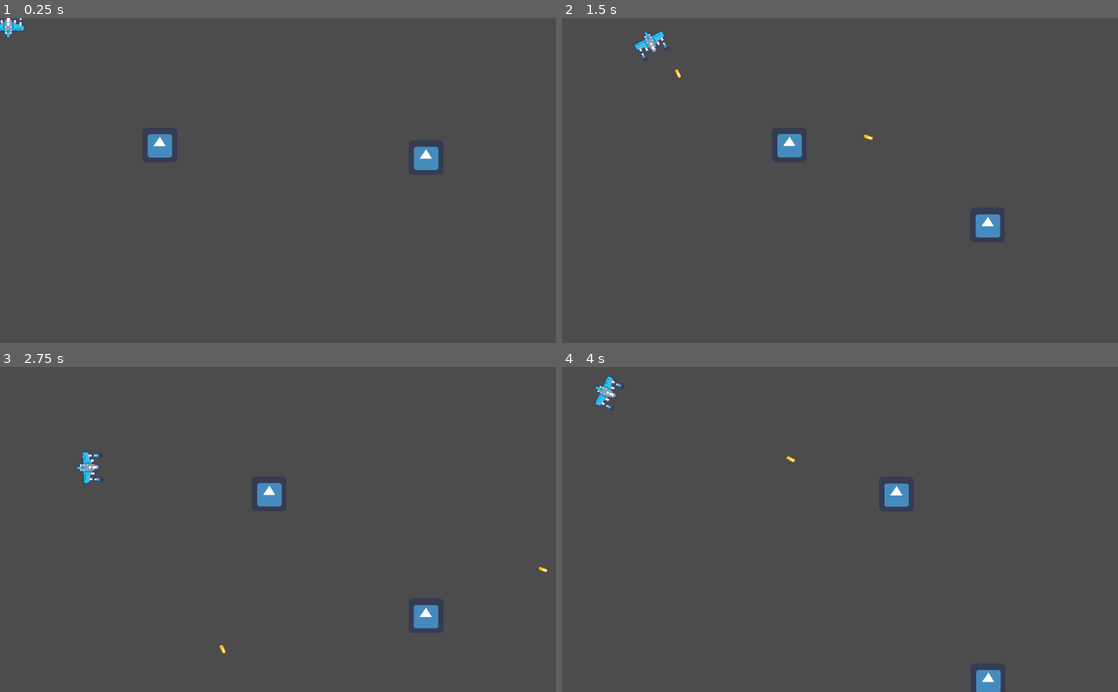
Above: before the commit, frames 1-4 (two rows, left to right).
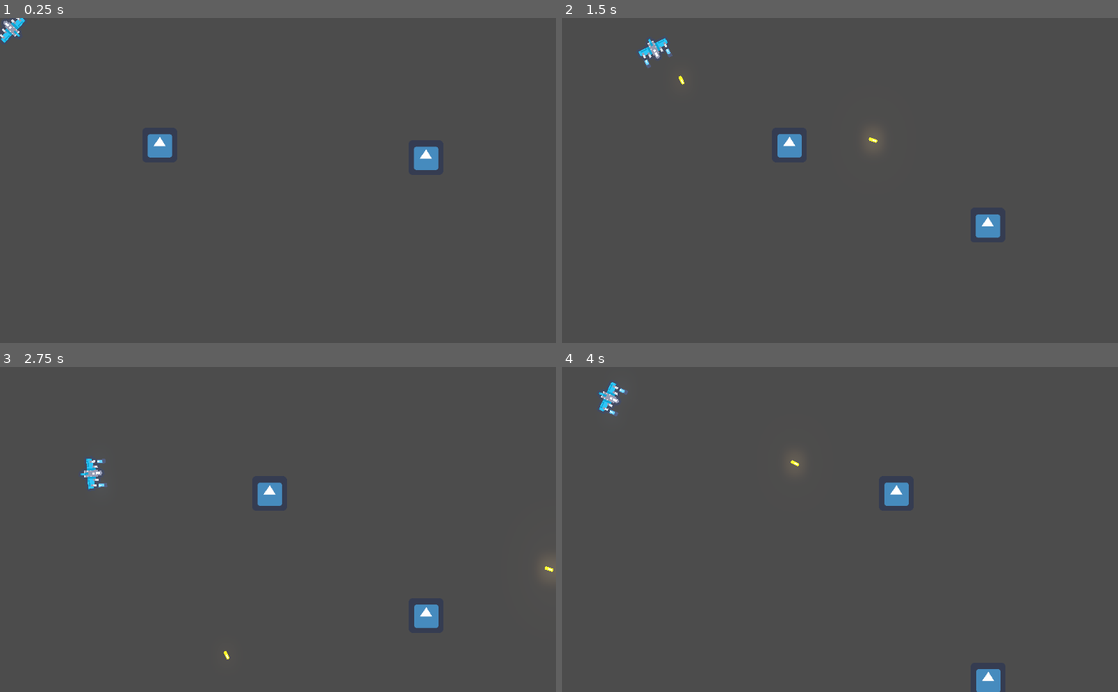
Above: after the commit, the same moments.

Repository: Madhavaprasath/AreoplaneGame
Game: Godot game, scene res://Test/Test.tscn
Same seed, same stepped clock (60 frames per second), same inputs: the game is played once before the commit and once after it. The project has no main scene, so this scene is started directly. The engine's default icon, where the game draws it, is replaced by a stand-in: a white triangle on a blue panel in a dark square.
Inputs (mouse positions are in pixels of both pictures, inside the frame that each line leads up to):
- Up to frame 1 (0.25 s): no input
- Up to frame 2 (1.5 s): move the mouse to (962, 164) at 0.52 s; press the mouse at (962, 164) at 0.53 s; hold Right (ui_right) 0.53-1.28 s; move the mouse to (728, 196) at 1.27 s; release the mouse at (728, 196) at 1.28 s; hold Down (ui_down) from 1.28 s (still down); click (728, 196) at 1.35 s
- Up to frame 3 (2.75 s): move the mouse to (333, 458) at 2.02 s; release Down (ui_down) at 2.03 s; hold Right (ui_right) from 2.03 s (still down); hold Right mouse button (Right_Click) from 2.03 s (still down); click (333, 458) at 2.3 s
- Up to frame 4 (4 s): move the mouse to (812, 594) at 2.77 s; release Right (ui_right) at 2.78 s; release Right mouse button (Right_Click) at 2.78 s; hold Up (ui_up) 2.78-3.53 s; click (812, 594) at 2.85 s; move the mouse to (1006, 578) at 3.52 s; press the mouse at (1006, 578) at 3.53 s; hold Left (ui_left) from 3.53 s (still down)

The runs differ from the first frame. In frame 1, 0.2% of the frame differs, in the area x 0-5%, y 0-8%; in frame 2, 0.4%; in frame 3, 0.5%, in the area x 13-100%, y 26-90%; in frame 4, 0.4%.

Commit message:
Shaking and glow effect

Diff:
--- a/AreoPlaneGame(NameYet to be decided)/Bullets/Player/player_bullet.tscn
+++ b/AreoPlaneGame(NameYet to be decided)/Bullets/Player/player_bullet.tscn
@@ -8,6 +8,7 @@
 height = 11.6272
 
 [node name="Bullets" instance=ExtResource( 2 )]
+modulate = Color( 1.3, 1.3, 1.3, 1 )
 
 [node name="Sprite" type="Sprite" parent="." index="0"]
 texture = ExtResource( 1 )
--- a/AreoPlaneGame(NameYet to be decided)/Characters/Player/Player.gd
+++ b/AreoPlaneGame(NameYet to be decided)/Characters/Player/Player.gd
@@ -9,7 +9,9 @@
 onready var Rocket_slot_1=get_node("Positions/Rocket_launch1")
 onready var Rocket_slot_2=get_node("Positions/Rocket_launch2")
 
-
+func _process(delta):
+	if $RayCast2D.is_colliding():
+		print("Hello")
 
 
 func check_current_shoot_place():
--- a/AreoPlaneGame(NameYet to be decided)/Characters/Player/Player.tscn
+++ b/AreoPlaneGame(NameYet to be decided)/Characters/Player/Player.tscn
@@ -1,10 +1,12 @@
-[gd_scene load_steps=6 format=2]
+[gd_scene load_steps=7 format=2]
 
 [ext_resource path="res://Characters/Actor/Actor.tscn" type="PackedScene" id=1]
 [ext_resource path="res://Characters/Player/Player.gd" type="Script" id=2]
 [ext_resource path="res://Sprites/ships.png" type="Texture" id=3]
 [ext_resource path="res://Bullets/Player/player_bullet.tscn" type="PackedScene" id=4]
 [ext_resource path="res://Rockets/Rockets.tscn" type="PackedScene" id=5]
+
+[sub_resource type="ShaderMaterial" id=2]
 
 [node name="Player" instance=ExtResource( 1 )]
 position = Vector2( 523, 252 )
@@ -13,6 +15,7 @@
 Rocket = ExtResource( 5 )
 
 [node name="Sprite" parent="Body" index="0"]
+material = SubResource( 2 )
 position = Vector2( 0.111328, 0 )
 scale = Vector2( 2, 2 )
 texture = ExtResource( 3 )
@@ -20,6 +23,7 @@
 vframes = 2
 
 [node name="CollisionShape2D" parent="." index="1"]
+visible = false
 polygon = PoolVector2Array( -5.62921, -13.1547, -4.29291, -20.0591, -1.06335, -21.8409, 2.83429, -20.3932, 3.72522, -16 …(630 unchanged characters)…
 
 [node name="Statemachine" parent="." index="2"]
@@ -52,3 +56,7 @@
 [node name="Rocket_launch2" type="Position2D" parent="Positions" index="4"]
 position = Vector2( 22, -12 )
 z_index = -1
+
+[node name="RayCast2D" type="RayCast2D" parent="." index="7"]
+enabled = true
+cast_to = Vector2( 0, 60 )
--- a/AreoPlaneGame(NameYet to be decided)/Characters/Player/Player_statemachine.gd
+++ b/AreoPlaneGame(NameYet to be decided)/Characters/Player/Player_statemachine.gd
@@ -32,6 +32,8 @@
 var targets=[]
 var total_number_targets=2
 var Knock_back=Vector2()
+
+
 
 onready var player=get_node(Player_path)
 
@@ -159,7 +161,7 @@
 	if event.is_action_pressed("Left_Click"):
 		if can_shoot && ! current_state in [states.ROCKETAIM,states.ROCKETLAUNCH]:
 			spwan_bullets()
-			camera.start_shake(1,0.02,1)
+			camera.start_shake(1,0.04,1.5)
 			player.check_current_shoot_place()
 		elif current_state==states.ROCKETAIM:
 			if total_number_targets!=0:
--- a/AreoPlaneGame(NameYet to be decided)/Components/Screen_shake.gd
+++ b/AreoPlaneGame(NameYet to be decided)/Components/Screen_shake.gd
@@ -8,13 +8,13 @@
 export var strength=0
 var doing_shake=false
 
+
 func _on_Wait_timer_timeout():
 	if doing_shake:
 		tween.interpolate_property(self,"offset",offset,Vector2(rand_range(-strength,strength),rand_range(-strength,strength)),reset_speed,Tween.TRANS_SINE,Tween.EASE_OUT)
 		tween.start()
 
 func start_shake(time,speed,st):
-	print("shaking")
 	doing_shake=true
 	strength=st
 	reset_speed=speed
@@ -26,3 +26,7 @@
 	doing_shake=false
 	tween.interpolate_property(self,"offset",offset,Vector2(0,0),reset_speed,Tween.TRANS_SINE,Tween.EASE_OUT)
 	tween.start()
+
+
+func glitch_shader():
+	pass
--- a/AreoPlaneGame(NameYet to be decided)/Rockets/Rockets.gd
+++ b/AreoPlaneGame(NameYet to be decided)/Rockets/Rockets.gd
@@ -39,3 +39,4 @@
 	if body.is_in_group("Targets"):
 		queue_free()
 		body.queue_free()
+		Signal.emit_signal("screen_shake",1,0.1,6)
--- a/AreoPlaneGame(NameYet to be decided)/Rockets/Rockets.tscn
+++ b/AreoPlaneGame(NameYet to be decided)/Rockets/Rockets.tscn
@@ -8,6 +8,7 @@
 extents = Vector2( 1.94314, 7.9104 )
 
 [node name="Rocket" type="Area2D"]
+modulate = Color( 1.5, 1.5, 1.5, 1 )
 scale = Vector2( 2, 2 )
 script = ExtResource( 2 )
 __meta__ = {
--- a/AreoPlaneGame(NameYet to be decided)/Signals/Signal.gd
+++ b/AreoPlaneGame(NameYet to be decided)/Signals/Signal.gd
@@ -1,3 +1,5 @@
 extends Node
 
 signal spwan_bullets(bullet,position,direction)
+
+signal screen_shake(time,speed,st)
--- a/AreoPlaneGame(NameYet to be decided)/Test/Test.gd
+++ b/AreoPlaneGame(NameYet to be decided)/Test/Test.gd
@@ -2,10 +2,13 @@
 
 func _ready():
 	Signal.connect("spwan_bullets",self,"on_shooting")
-
+	Signal.connect("screen_shake",self,"on_screen_shake")
 
 func on_shooting(bullet,pos,direction):
 	var child_bull=bullet.instance()
 	child_bull.position=pos
 	child_bull.start(direction)
 	add_child(child_bull)
+
+func on_screen_shake(time,speed,st):
+	$Screen_shake.start_shake(time,speed,st)
--- a/AreoPlaneGame(NameYet to be decided)/Test/Test.tscn
+++ b/AreoPlaneGame(NameYet to be decided)/Test/Test.tscn
@@ -7,14 +7,22 @@
 [ext_resource path="res://Test/StaticBody2D.gd" type="Script" id=5]
 [ext_resource path="res://Components/Screen_shake.gd" type="Script" id=6]
 
-[sub_resource type="Environment" id=1]
-glow_enabled = true
-glow_intensity = 0.88
-glow_blend_mode = 1
-adjustment_enabled = true
-
 [sub_resource type="RectangleShape2D" id=2]
 extents = Vector2( 31.7862, 29.2621 )
+
+[sub_resource type="Environment" id=3]
+background_mode = 4
+glow_enabled = true
+glow_intensity = 1.0
+glow_strength = 0.95
+glow_blend_mode = 0
+glow_bicubic_upscale = true
+
+[sub_resource type="RectangleShape2D" id=4]
+extents = Vector2( 30.5386, 297.905 )
+
+[sub_resource type="RectangleShape2D" id=5]
+extents = Vector2( 30.5386, 557.361 )
 
 [node name="Test" type="Node2D"]
 script = ExtResource( 2 )
@@ -23,9 +31,6 @@
 position = Vector2( 16, 16 )
 
 [node name="Slowmotion" type="Node2D" parent="."]
-
-[node name="WorldEnvironment" type="WorldEnvironment" parent="."]
-environment = SubResource( 1 )
 
 [node name="StaticBody2D" type="StaticBody2D" parent="." groups=[
 "Targets",
@@ -60,6 +65,7 @@
 [node name="Screen_shake" type="Camera2D" parent="." groups=[
 "Camera",
 ]]
+z_index = 1
 current = true
 limit_left = 0
 limit_top = 0
@@ -71,5 +77,64 @@
 
 [node name="Tween" type="Tween" parent="Screen_shake"]
 
+[node name="WorldEnvironment" type="WorldEnvironment" parent="."]
+environment = SubResource( 3 )
+
+[node name="Borders" type="Node2D" parent="."]
+
+[node name="StaticBody2D" type="StaticBody2D" parent="Borders"]
+position = Vector2( -33.371, 29.0328 )
+
+[node name="Sprite" type="Sprite" parent="Borders/StaticBody2D"]
+visible = false
+position = Vector2( 0, 270.5 )
+scale = Vector2( 1, 9.45312 )
+texture = ExtResource( 4 )
+
+[node name="CollisionShape2D" type="CollisionShape2D" parent="Borders/StaticBody2D"]
+position = Vector2( -2.99661, 274.19 )
+shape = SubResource( 4 )
+
+[node name="StaticBody2D4" type="StaticBody2D" parent="Borders"]
+position = Vector2( 1059.64, 29.0328 )
+
+[node name="Sprite" type="Sprite" parent="Borders/StaticBody2D4"]
+visible = false
+position = Vector2( 0, 270.5 )
+scale = Vector2( 1, 9.45312 )
+texture = ExtResource( 4 )
+
+[node name="CollisionShape2D" type="CollisionShape2D" parent="Borders/StaticBody2D4"]
+position = Vector2( -2.99661, 274.19 )
+shape = SubResource( 4 )
+
+[node name="StaticBody2D2" type="StaticBody2D" parent="Borders"]
+position = Vector2( 693.308, -30.8995 )
+rotation = 1.5708
+
+[node name="Sprite" type="Sprite" parent="Borders/StaticBody2D2"]
+visible = false
+position = Vector2( 0, 270.5 )
+scale = Vector2( 1, 9.45312 )
+texture = ExtResource( 4 )
+
+[node name="CollisionShape2D" type="CollisionShape2D" parent="Borders/StaticBody2D2"]
+position = Vector2( -1.49834, 191.783 )
+shape = SubResource( 5 )
+
+[node name="StaticBody2D3" type="StaticBody2D" parent="Borders"]
+position = Vector2( 672.543, 631.7 )
+rotation = 1.5708
+
+[node name="Sprite" type="Sprite" parent="Borders/StaticBody2D3"]
+visible = false
+position = Vector2( 0, 270.5 )
+scale = Vector2( 1, 9.45312 )
+texture = ExtResource( 4 )
+
+[node name="CollisionShape2D" type="CollisionShape2D" parent="Borders/StaticBody2D3"]
+position = Vector2( -1.49834, 191.783 )
+shape = SubResource( 5 )
+
 [connection signal="timeout" from="Screen_shake/Wait_timer" to="Screen_shake" method="_on_Wait_timer_timeout"]
 [connection signal="timeout" from="Screen_shake/Shake_timer" to="Screen_shake" method="_on_Shake_timer_timeout"]
Not shown: 1 places in AreoPlaneGame(NameYet to be decided)/Test/Test.tscn that only renumber resources
